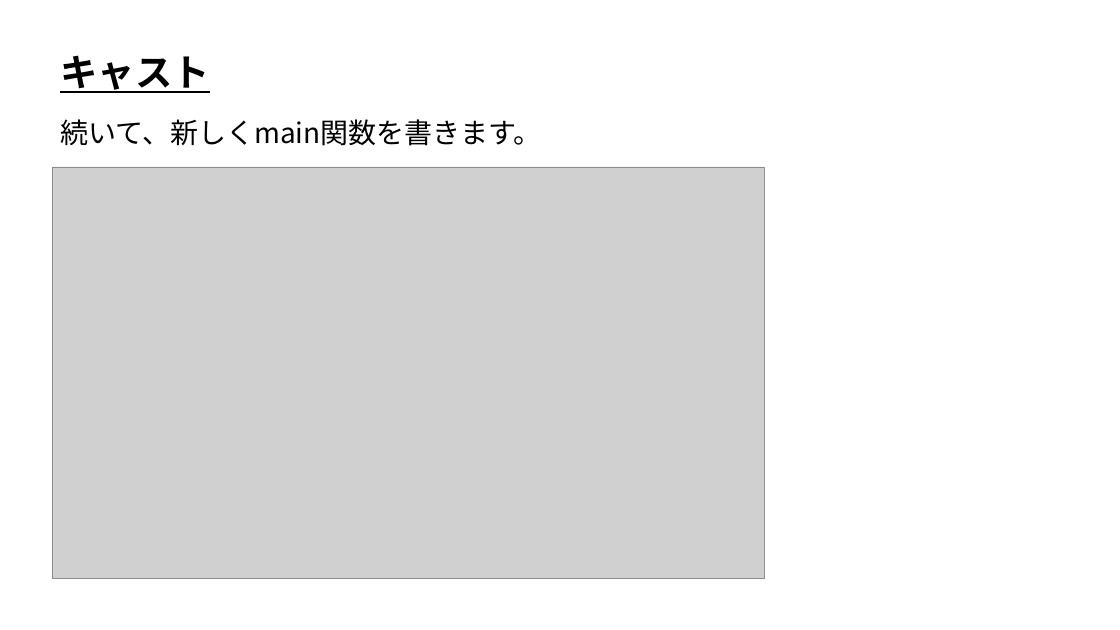
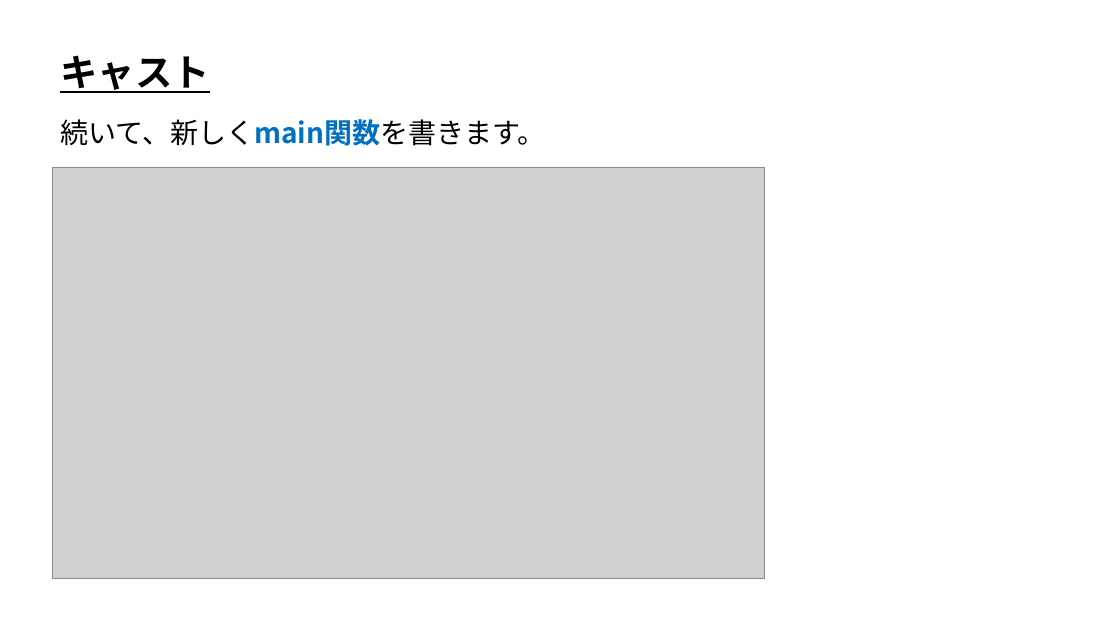
Before and after one commit to ArakiYusuke-Ohara/Textbook, a slide deck: slide 6 of ゲーム科1年/01_後期/プログラミングⅢ/20_キャスト.pptx. Drawn at 1120x630 pixels with LibreOffice and Linux fonts; fonts in the diff are those of the drawing; grey boxes stand for pictures. Boxes give left, top, right and bottom in pixels: in the first picture for what was removed or moved away, otherwise in the second. Text is boxed around its words. In the diff, an @@ line names an element or a change of style, - is before the commit and + after.

```diff
--- a/ゲーム科1年/01_後期/プログラミングⅢ/20_キャスト.pptx
+++ b/ゲーム科1年/01_後期/プログラミングⅢ/20_キャスト.pptx
@@ text "続いて、新しくmain関数を書きます。" at [60, 119, 545, 146]: text colour #000000 to #0070C0, bold on in "続いて、新しくmain関数を書きます。" @@
```
Also in this commit, not shown: 2 other slides changed, 11 other files.
